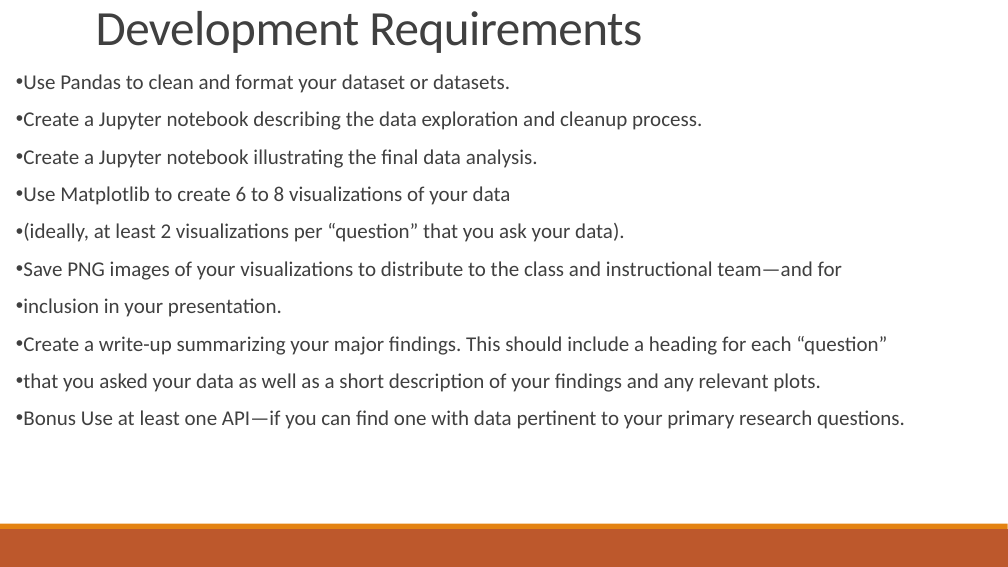
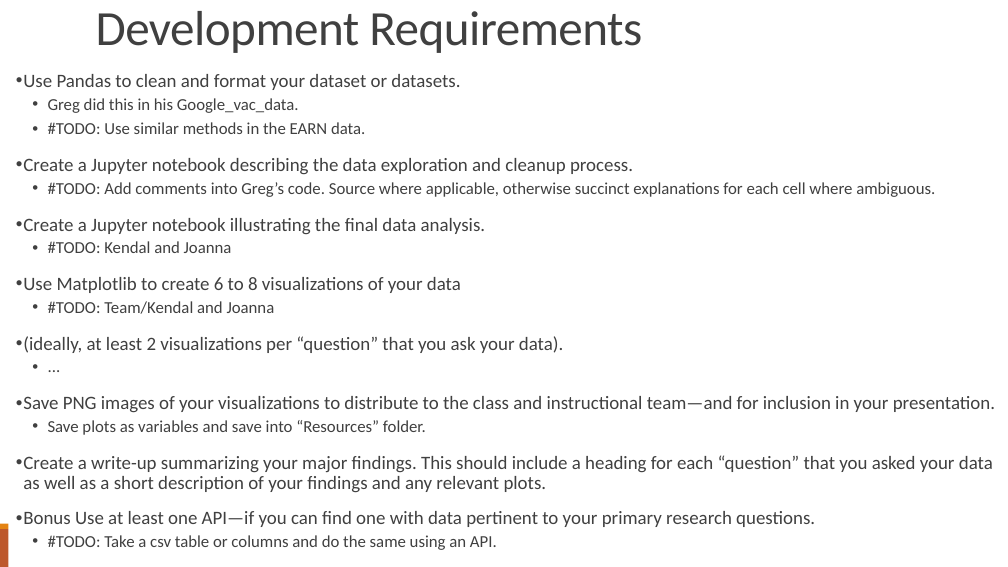
Before and after one commit to Evdawg/Project_1_Covid_Data, a slide deck: slide 7 of Project notes.pptx. Drawn at 1008x567 pixels with LibreOffice and Linux fonts; fonts in the diff are those of the drawing. Boxes give left, top, right and bottom in pixels: in the first picture for what was removed or moved away, otherwise in the second. Text is boxed around its words. In the diff, an @@ line names an element or a change of style, - is before the commit and + after.

```diff
--- a/Project notes.pptx
+++ b/Project notes.pptx
@@ text at (x1=23, y1=74, x2=815, y2=527): size 20 to 18 pt in "Use Pandas to clean and format your ...", "Create a Jupyter notebook describing the data ...", "Create a Jupyter notebook illustrating the final ...", "Use Matplotlib to create 6 to 8 ..." and 2 more places @@
@@ text at (x1=48, y1=98, x2=365, y2=134): paragraphs added @@
+  • Greg did this in his Google_vac_data.
+  • #TODO: Use similar methods in the EARN data.
@@ text at (x1=48, y1=182, x2=935, y2=197): paragraph added @@
+  • #TODO: Add comments into Greg’s code. Source where applicable, otherwise succinct explanations for each cell where ambiguous.
@@ text at (x1=48, y1=241, x2=232, y2=253): paragraph added @@
+  • #TODO: Kendal and Joanna
@@ text at (x1=48, y1=301, x2=275, y2=314): paragraph added @@
+  • #TODO: Team/Kendal and Joanna
@@ text at (x1=23, y1=396, x2=995, y2=493): text changed; size 20 to 18 pt @@
-• Save PNG images of your visualizations to distribute to the class and instructional team—and for
-• inclusion in your presentation.
-• Create a write-up summarizing your major findings. This should include a heading for each “question”
-• that you asked your data as well as a short description of your findings and any relevant plots.
+  • ...
+• Save PNG images of your visualizations to distribute to the class and instructional team—and for inclusion in your presentation.
+  • Save plots as variables and save into “Resources” folder.
+• Create a write-up summarizing your major findings. This should include a heading for each “question” that you asked your data as well as a short description of your findings and any relevant plots.
@@ text at (x1=48, y1=535, x2=497, y2=550): paragraph added @@
+  • #TODO: Take a csv table or columns and do the same using an API.
```
Also in this commit, not shown: 1 other slide changed, 2 slides added.
